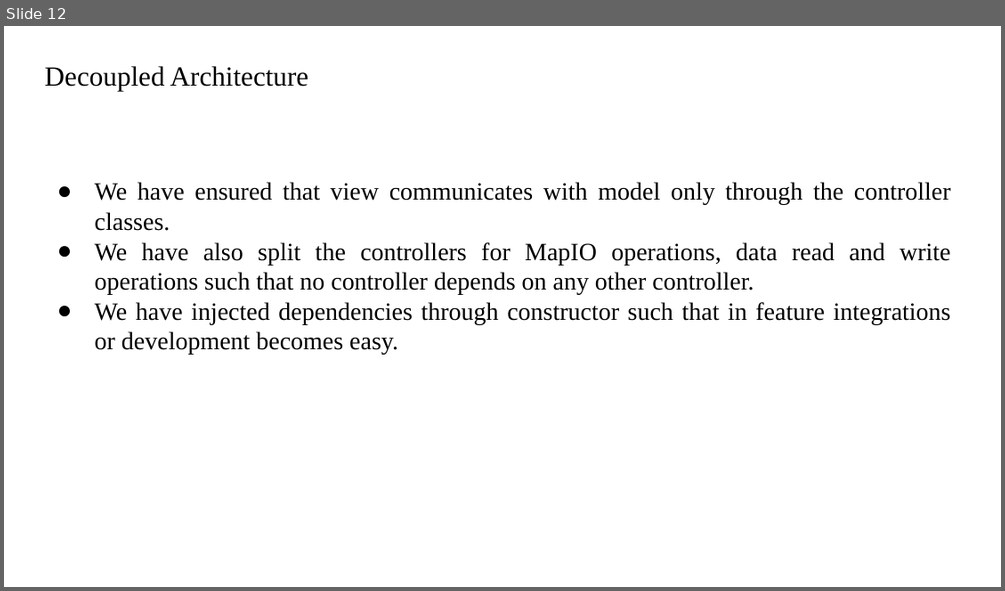
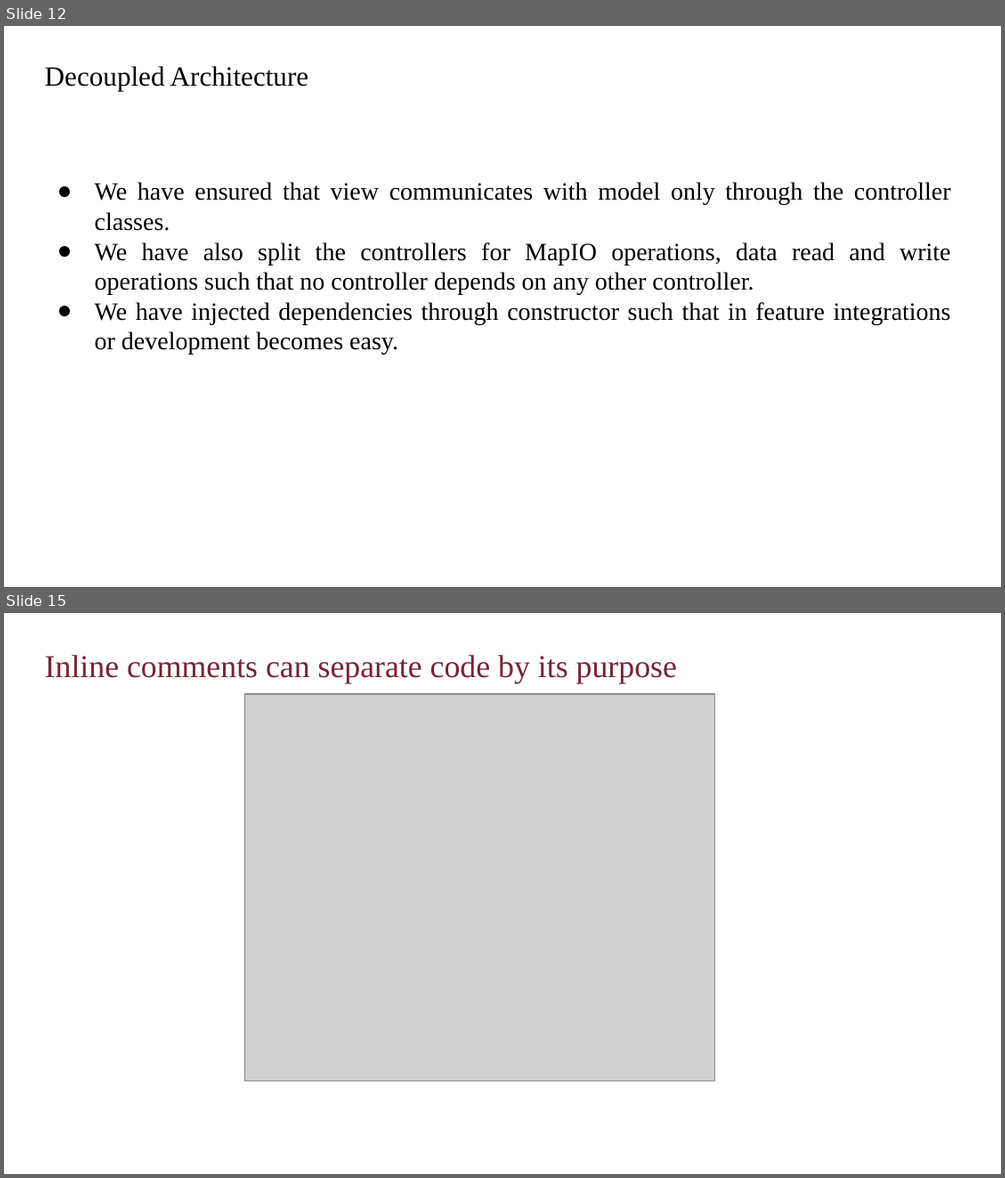
Before and after one commit to amir-zad-1/Java-Risk-Strategy-Game, a slide deck: soen6441/presentation/Build1 (1).pptx. Shown one above the other, each under a label of ours: slide 12 before the commit, slides 12 and 15 after it; the slides between them are not shown. The pictures are 1005x591 and 1005x1178 pixels, drawn with LibreOffice and Linux fonts; fonts in the diff are those of the drawing; grey boxes stand for pictures; background and template pictures are left out. Boxes give left, top, right and bottom in pixels: in the first picture for what was removed or moved away, otherwise in the second. Text is boxed around its words. In the diff, an @@ line names an element or a change of style, - is before the commit and + after.

```diff
--- a/soen6441/presentation/Build1 (1).pptx
+++ b/soen6441/presentation/Build1 (1).pptx
@@ slide 15 added at [4, 613, 1001, 1174], background picture (left out) @@
@@ title added at [45, 655, 677, 683], 23 pt, text #782336 @@
+Inline comments can separate code by its purpose
@@ picture added at [245, 694, 715, 1080] @@
```
Also in this commit, not shown: 2 other slides added, 1 other file.
